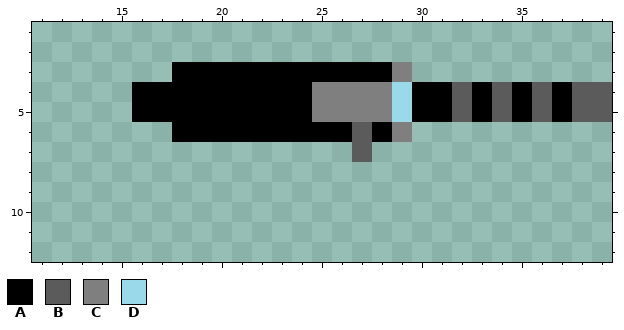
Pixel-art sprite: TankAssets/Weapon Paint/MAR/mar Right.png. Above, as it was before the edit.
The file is 40x40 pixels. Shown: x 11..39, y 1..12.
Palette (. is transparent): A #000000  B #5b5b5b  C #7f7f7f  D #99d9ea
Pixels before, first column x 16:
3 ..AAAAAAAAAAAC..........
4 AAAAAAAAACCCCDAABABABABB
5 AAAAAAAAACCCCDAABABABABB
6 ..AAAAAAAAABAC..........
7 ...........B............
And afterwards:
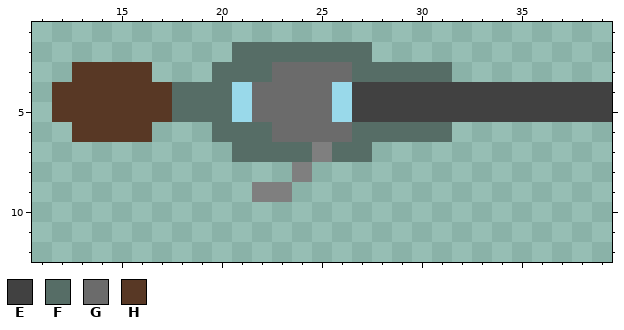
Colours new in this view: E #414141  F #566d66  G #6b6b6b  H #583825
What changed:
Changed rows in their new state; - is an unchanged pixel.
first column x 12:
 2 ---------FFFFFFF------------
 3 -HHHH-..FFFGGGGFFFFF--------
 4 HHHHHHFFFDGGGGDEEEEEEEEEEEEE
 5 HHHHHHFFFDGGGGDEEEEEEEEEEEEE
 6 -HHHH-..FFFGGGGFFFFF--------
 7 ---------FFFFCFF------------
 8 ------------C---------------
 9 ----------CC----------------
